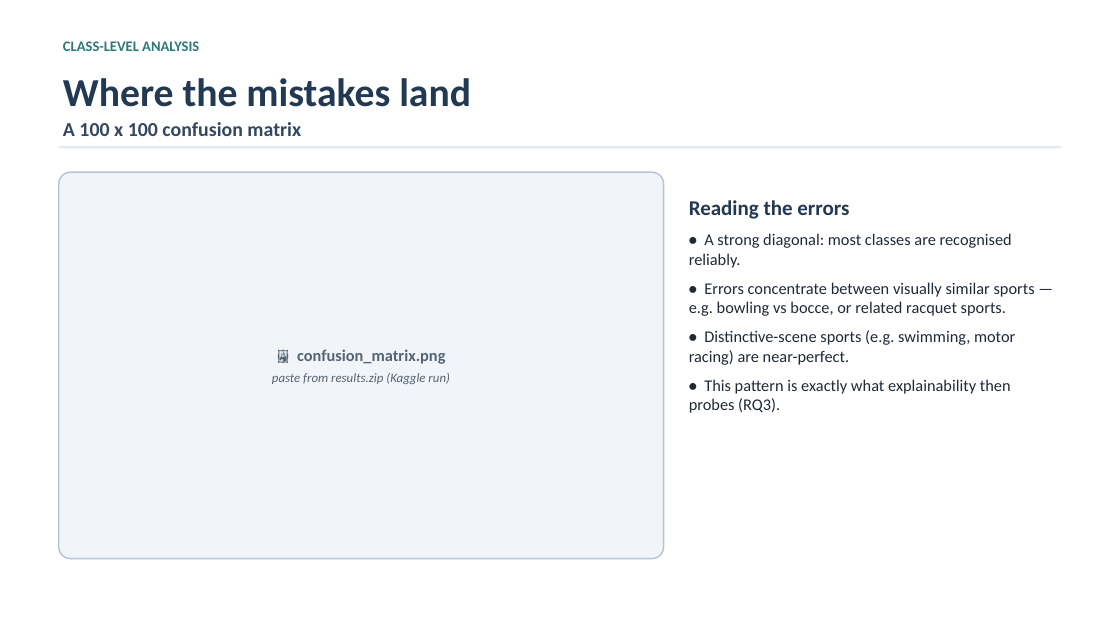
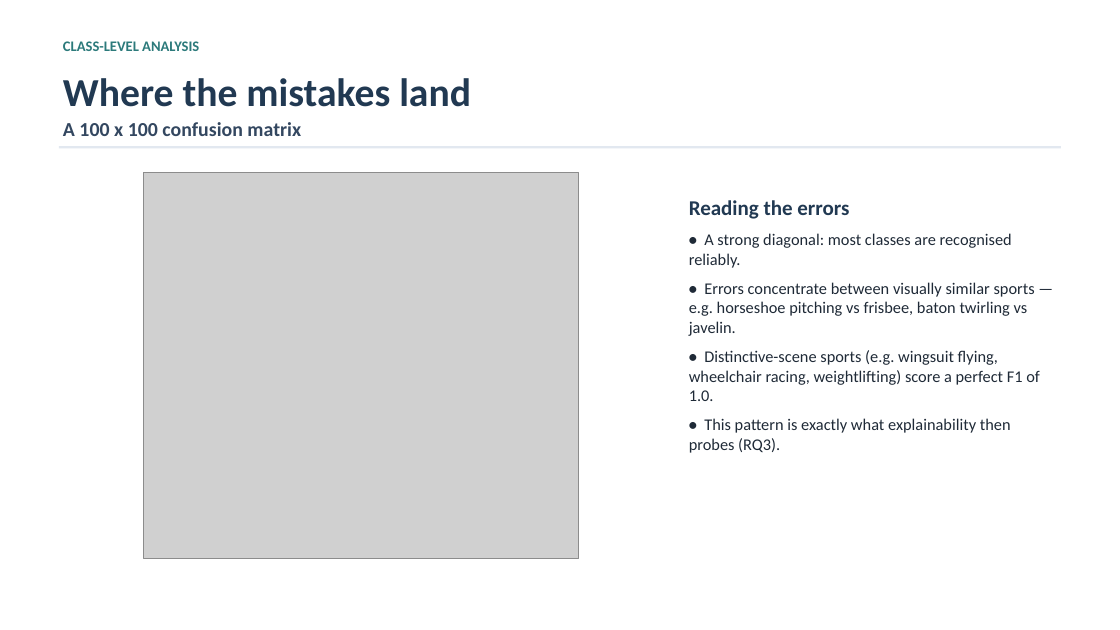
Before and after one commit to ATTezel/explainable-sports-classification, a slide deck: slide 9 of slides/sports_cnn_presentation.pptx. Drawn at 1120x630 pixels with LibreOffice and Linux fonts; fonts in the diff are those of the drawing; grey boxes stand for pictures. Boxes give left, top, right and bottom in pixels: in the first picture for what was removed or moved away, otherwise in the second. Text is boxed around its words. In the diff, an @@ line names an element or a change of style, - is before the commit and + after.

```diff
--- a/slides/sports_cnn_presentation.pptx
+++ b/slides/sports_cnn_presentation.pptx
@@ rounded rectangle removed at (59, 172, 664, 559) @@
@@ picture added at (144, 172, 578, 559) @@
@@ text at (689, 282, 1040, 401): text changed @@
-• Errors concentrate between visually similar sports — e.g. bowling vs bocce, or related racquet sports.
-• Distinctive-scene sports (e.g. swimming, motor racing) are near-perfect.
+• Errors concentrate between visually similar sports — e.g. horseshoe pitching vs frisbee, baton twirling vs javelin.
+• Distinctive-scene sports (e.g. wingsuit flying, wheelchair racing, weightlifting) score a perfect F1 of 1.0.
@@ text removed at (272, 349, 449, 384) @@
-🖼 confusion_matrix.png
-paste from results.zip (Kaggle run)
```
Also in this commit, not shown: 7 other slides changed, 17 other files.
